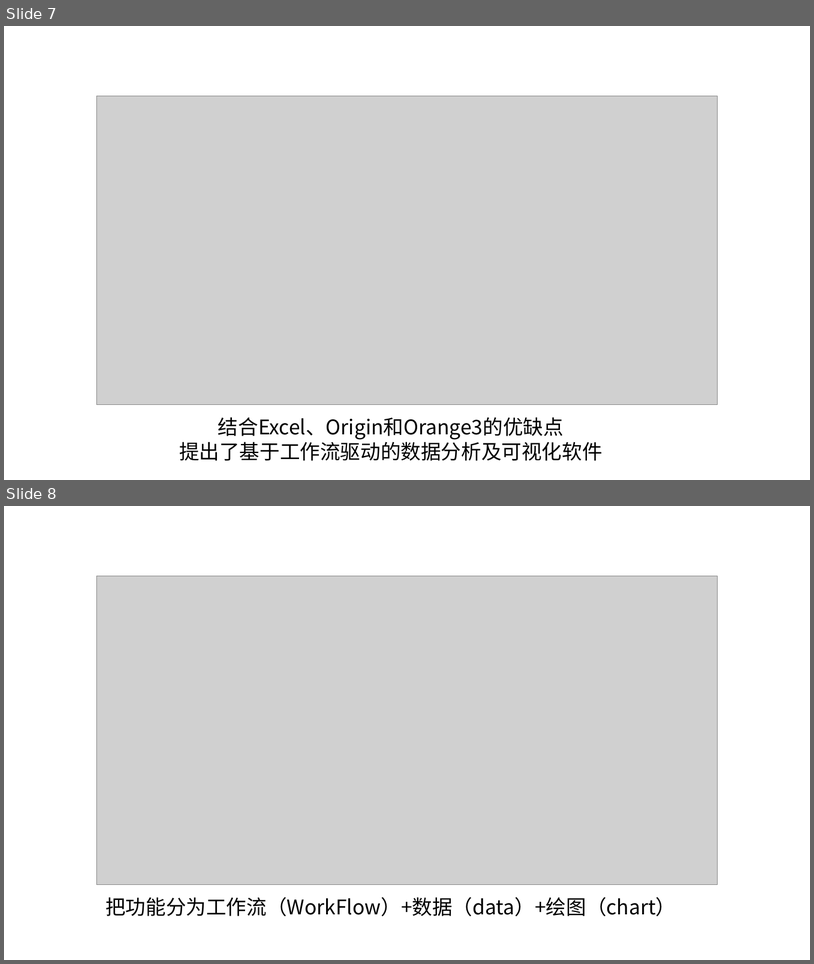
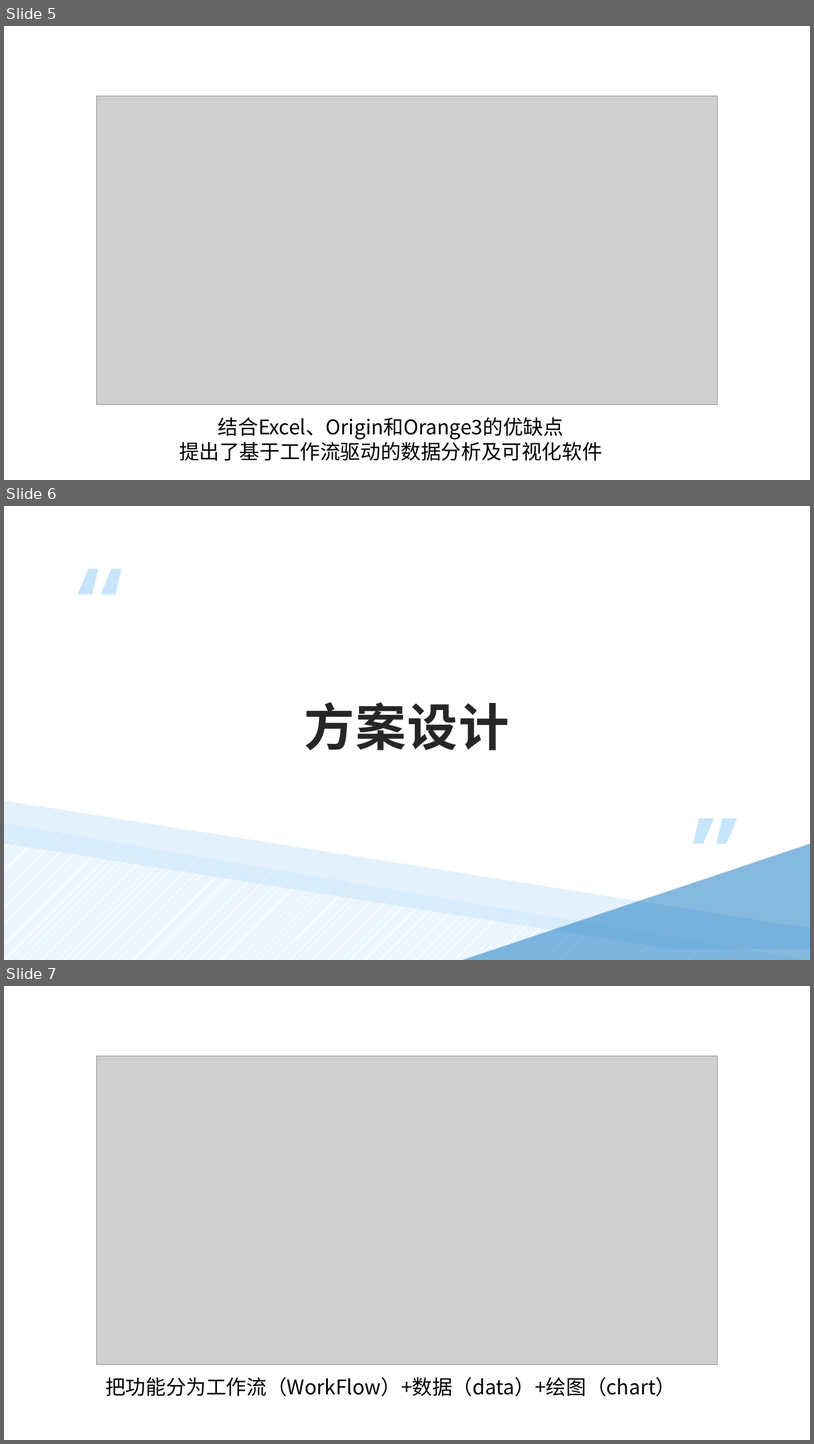
Before and after one commit to czyt1988/data-workbench, a slide deck: doc/DataWorkFlow-chart.pptx. Shown one above the other, each under a label of ours: slides 7 and 8 before the commit, slides 5, 6 and 7 after it. The pictures are 814x964 and 814x1444 pixels, drawn with LibreOffice and Linux fonts; fonts in the diff are those of the drawing; grey boxes stand for pictures. Boxes give left, top, right and bottom in pixels: in the first picture for what was removed or moved away, otherwise in the second. Text is boxed around its words. In the diff, an @@ line names an element or a change of style, - is before the commit and + after.

```diff
--- a/doc/DataWorkFlow-chart.pptx
+++ b/doc/DataWorkFlow-chart.pptx
@@ slide 6 added at [4,506,810,960], background #FFFFFF @@
@@ freeform shape added at [78,569,98,594], fill #C6E5FB @@
@@ freeform shape added at [101,569,122,594], fill #C6E5FB @@
@@ text added at [305,702,510,750], 60 pt, text #262626, bold @@
+方案设计
@@ freeform shape added at [4,801,810,949], fill #C6E5FB at 50% opacity @@
@@ right triangle added at [4,823,810,960], fill pattern #8ECAF7 on #FFFFFF @@
@@ freeform shape added at [693,818,714,844], fill #C6E5FB @@
@@ freeform shape added at [717,818,737,844], fill #C6E5FB @@
@@ right triangle added at [461,844,810,960], fill #0E75C0 at 50% opacity @@
@@ what was slide 7 is now slide 5 @@
@@ what was slide 8 is now slide 7 @@
```
Also in this commit, not shown: 2 slides changed, 2 other slides added.
